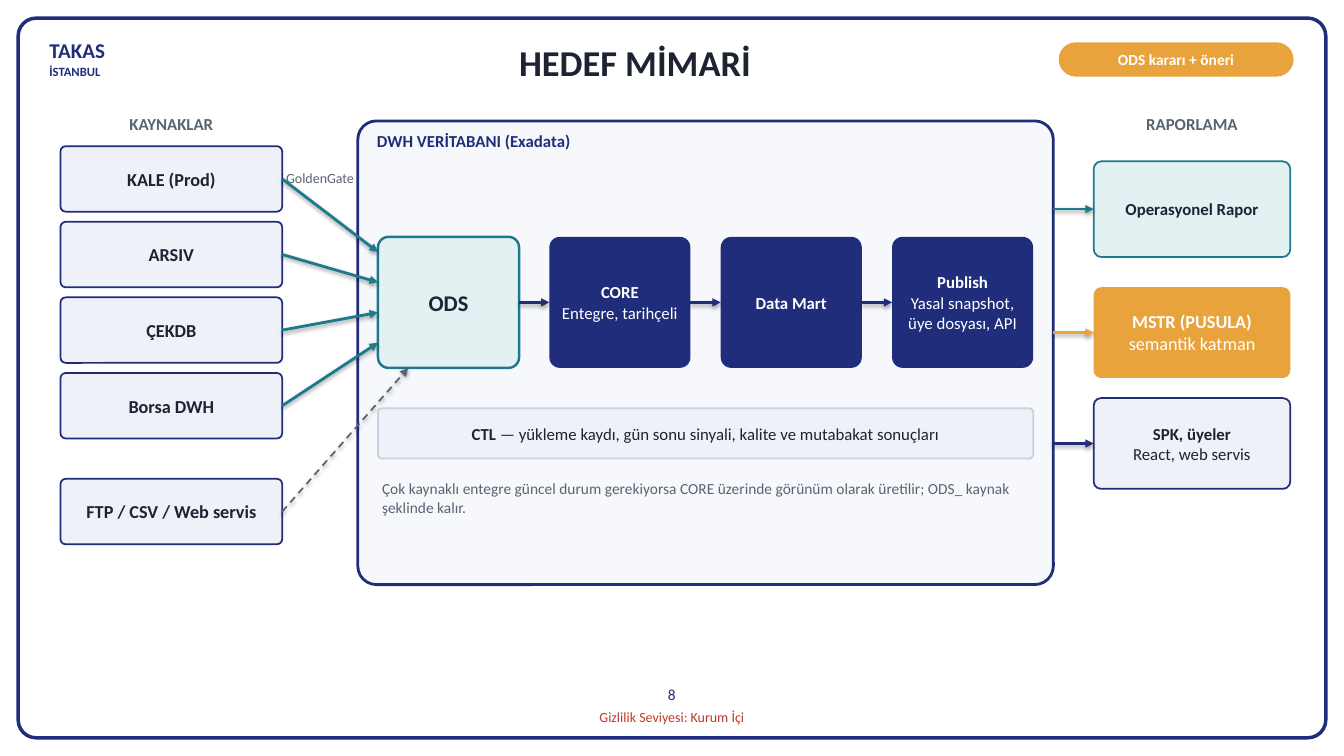
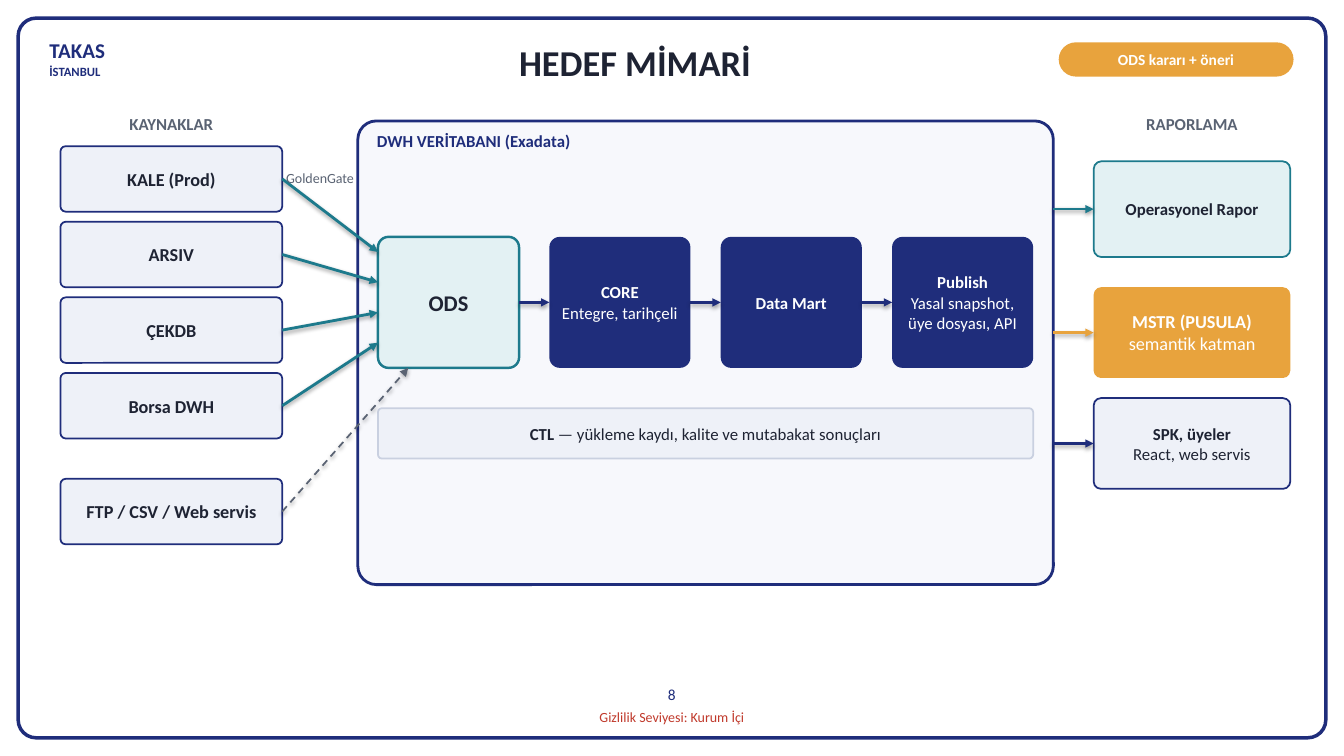
Before and after one commit to hanifidemirel0/Cursor-Projects, a slide deck: slide 8 of outputs/dwh-sunum-kasim-2026/5 - DWHSunum_Kasim2026.pptx. Drawn at 1344x756 pixels with LibreOffice and Linux fonts; fonts in the diff are those of the drawing. Boxes give left, top, right and bottom in pixels: in the first picture for what was removed or moved away, otherwise in the second. Text is boxed around its words. In the diff, an @@ line names an element or a change of style, - is before the commit and + after.

```diff
--- a/outputs/dwh-sunum-kasim-2026/5 - DWHSunum_Kasim2026.pptx
+++ b/outputs/dwh-sunum-kasim-2026/5 - DWHSunum_Kasim2026.pptx
@@ text in rounded rectangle at (530,428,881,443): text changed @@
-CTL — yükleme kaydı, gün sonu sinyali, kalite ve mutabakat sonuçları
+CTL — yükleme kaydı, kalite ve mutabakat sonuçları
@@ text removed at (382,483,1009,516) @@
-Çok kaynaklı entegre güncel durum gerekiyorsa CORE üzerinde görünüm olarak üretilir; ODS_ kaynak şeklinde kalır.
```
Also in this commit, not shown: 2 other files.
